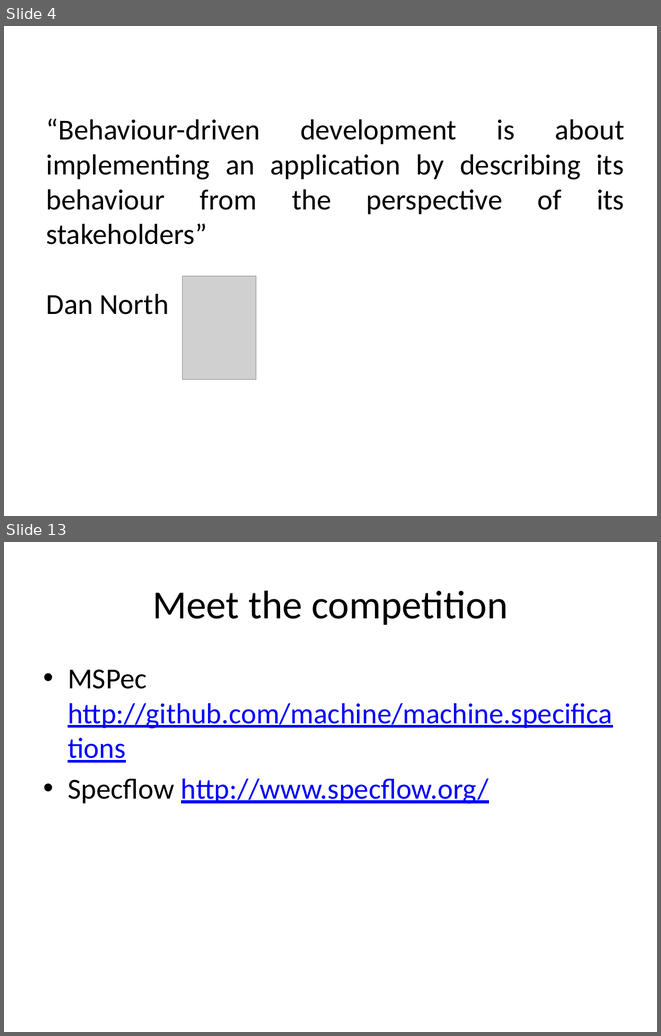
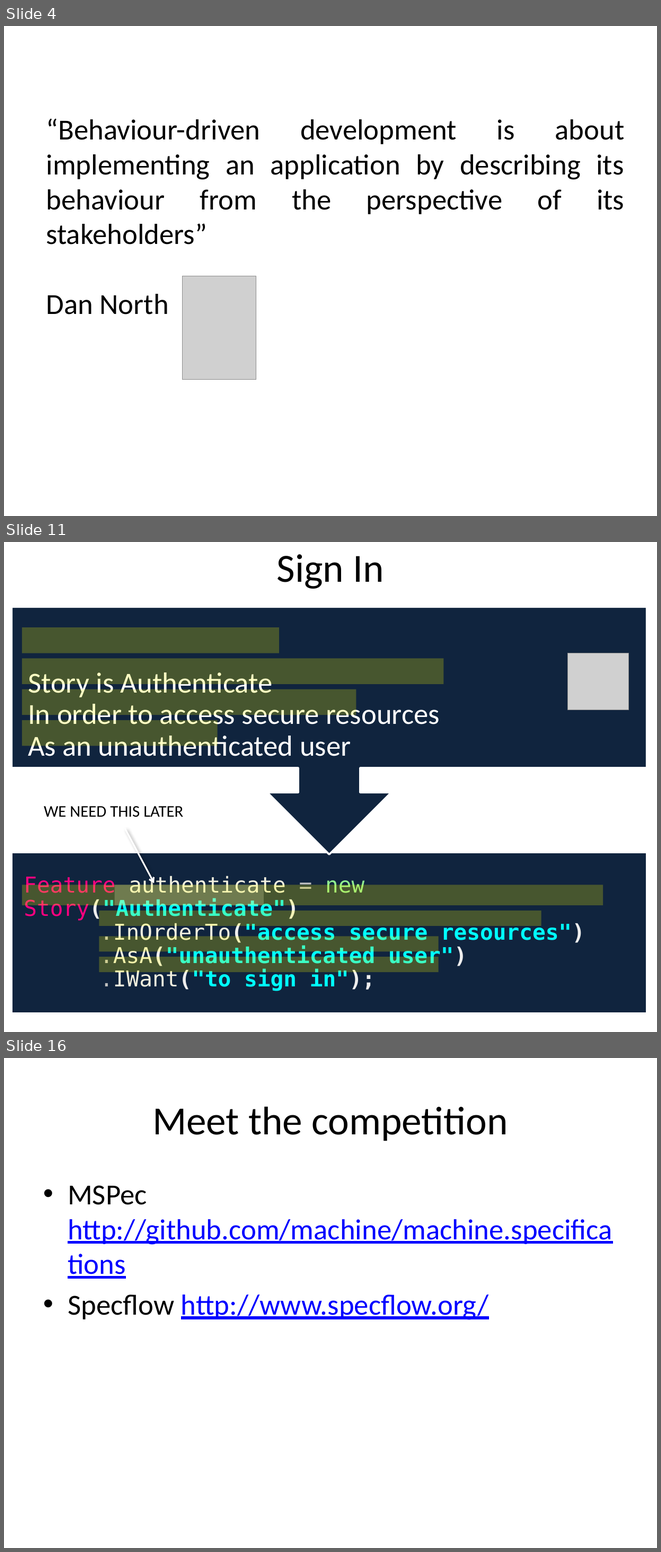
Before and after one commit to liammclennan/Liam-s-Presentations, a slide deck: storyq/Behaviour-Driven Development.pptx. Shown one above the other, each under a label of ours: slides 4 and 13 before the commit, slides 4, 11 and 16 after it; the slides between them are not shown. The pictures are 661x1036 and 661x1552 pixels, drawn with LibreOffice and Linux fonts; fonts in the diff are those of the drawing; grey boxes stand for pictures. Boxes give left, top, right and bottom in pixels: in the first picture for what was removed or moved away, otherwise in the second. Text is boxed around its words. In the diff, an @@ line names an element or a change of style, - is before the commit and + after.

```diff
--- a/storyq/Behaviour-Driven Development.pptx
+++ b/storyq/Behaviour-Driven Development.pptx
@@ slide 11 added at <box>4,542,657,1032</box>, background #FFFFFF @@
@@ title added at <box>277,554,383,589</box>, 44 pt, text #000000 @@
+Sign In
@@ rectangle added at <box>22,627,280,653</box>, fill #FFFF00 at 23% opacity @@
@@ picture added at <box>567,653,628,710</box> @@
@@ rectangle added at <box>22,658,444,684</box>, fill #FFFF00 at 23% opacity @@
@@ group added at <box>12,607,646,1013</box>: 2 texts, 1 rectangle, 1 up arrow callout @@
+Feature authenticate = new Story("Authenticate")
+.InOrderTo("access secure resources")
+.AsA("unauthenticated user")
+.IWant("to sign in");
+Story is Authenticate
+In order to access secure resources
+As an unauthenticated user
+I want to sign in
@@ rectangle added at <box>22,689,356,714</box>, fill #FFFF00 at 23% opacity @@
@@ rectangle added at <box>22,720,218,746</box>, fill #FFFF00 at 23% opacity @@
@@ text added at <box>44,806,183,817</box>, 18 pt, text #000000 @@
+WE NEED THIS LATER
@@ arrow added from (125, 828) to (154, 883), #FFFFFF 1.75 pt @@
@@ rectangle added at <box>22,885,603,905</box>, fill #FFFF00 at 23% opacity @@
@@ rectangle added at <box>114,885,263,905</box>, fill #FFFFFF at 22% opacity @@
@@ rectangle added at <box>99,910,541,926</box>, fill #FFFF00 at 23% opacity @@
@@ rectangle added at <box>99,936,439,951</box>, fill #FFFF00 at 23% opacity @@
@@ rectangle added at <box>99,956,439,972</box>, fill #FFFF00 at 23% opacity @@
@@ what was slide 13 is now slide 16 @@
```
Also in this commit, not shown: 4 slides changed, 7 other slides added, 5 slides removed, 17 other files.
